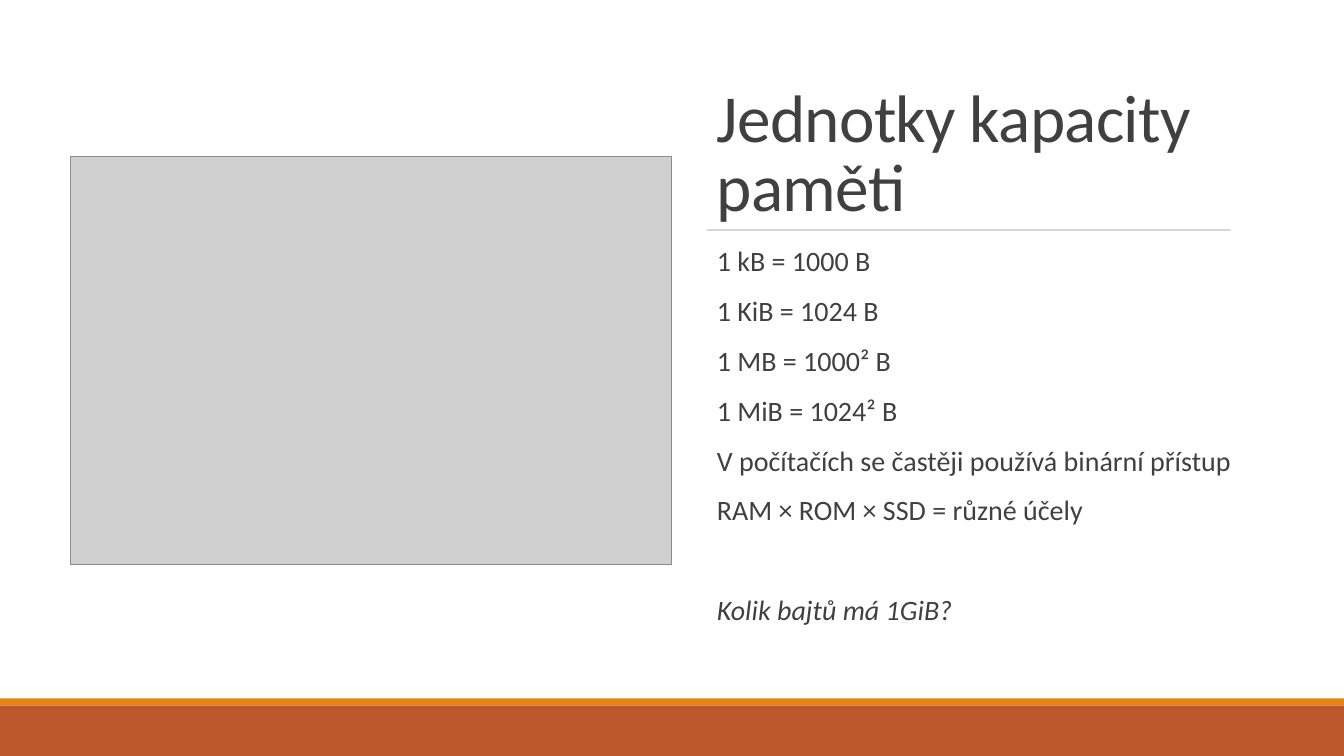
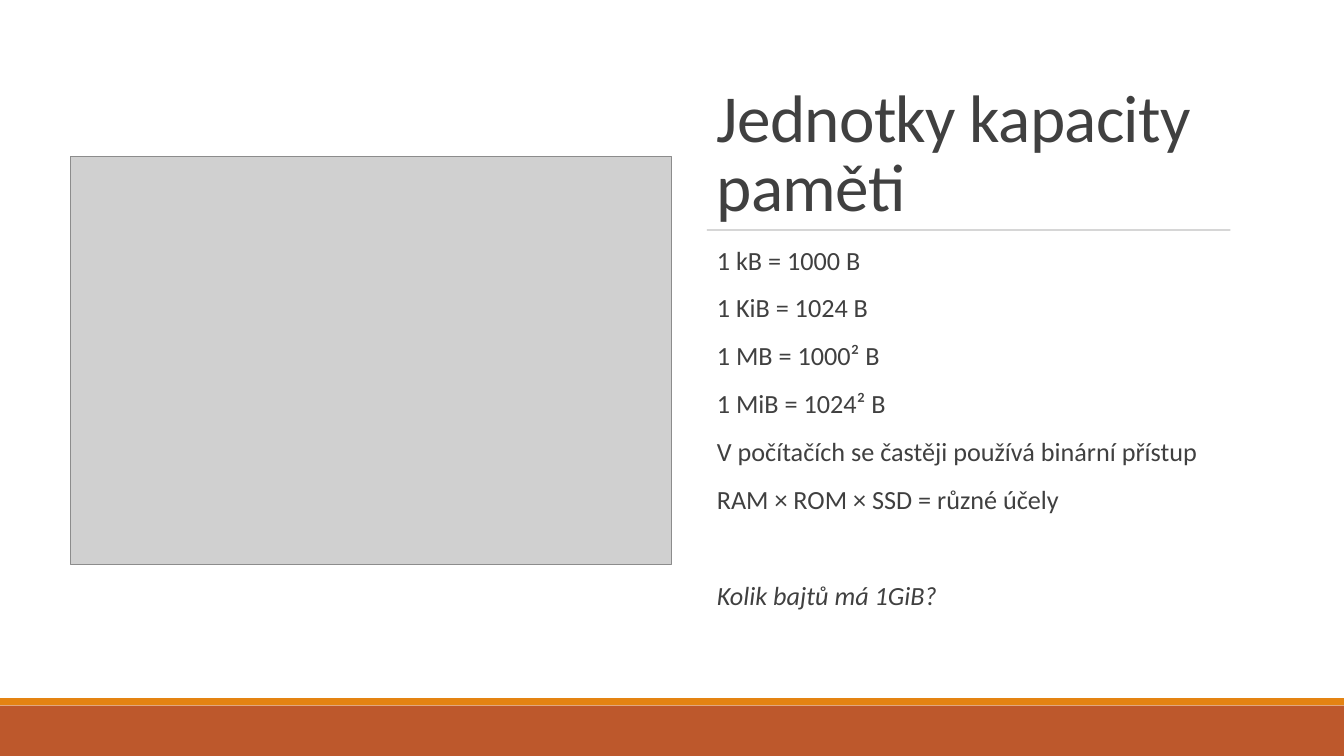
Before and after one commit to dawissl/hradebni-dmg, a slide deck: slide 5 of prezentace/1. ročník/04 - hardware.pptx. Drawn at 1344x756 pixels with LibreOffice and Linux fonts; fonts in the diff are those of the drawing; grey boxes stand for pictures. Boxes give left, top, right and bottom in pixels: in the first picture for what was removed or moved away, otherwise in the second. Text is boxed around its words. In the diff, an @@ line names an element or a change of style, - is before the commit and + after.

```diff
--- a/prezentace/1. ročník/04 - hardware.pptx
+++ b/prezentace/1. ročník/04 - hardware.pptx
@@ text "1 kB = 1000 B" at [717,252,1197,610]: size 20 to 18.7 pt @@
```
Also in this commit, not shown: 7 other slides changed, 5 other files.
